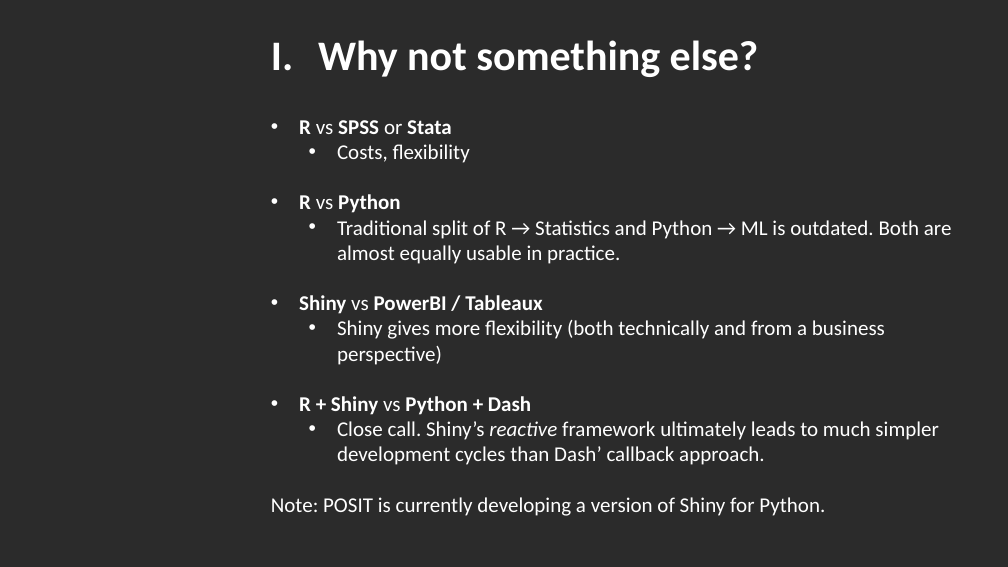
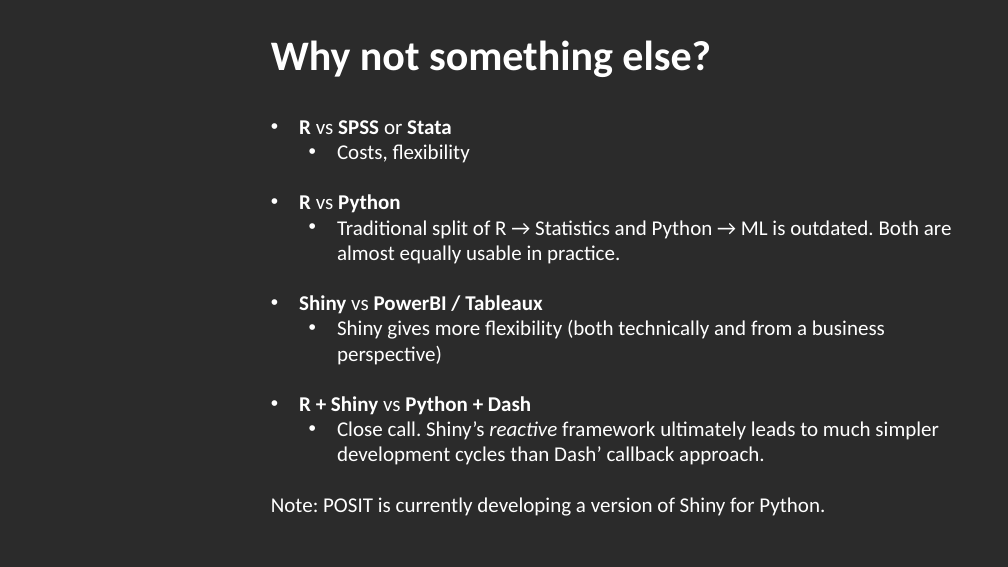
Before and after one commit to DataIMLabs/MIE2024, a slide deck: slide 7 of presentation/session1/MIE2024-DataIM-Masterclass-Session1.pptx. Drawn at 1008x567 pixels with LibreOffice and Linux fonts; fonts in the diff are those of the drawing; background and template pictures are left out; a plain dark background stands for a picture behind light text. Boxes give left, top, right and bottom in pixels: in the first picture for what was removed or moved away, otherwise in the second. Text is boxed around its words. In the diff, an @@ line names an element or a change of style, - is before the commit and + after.

```diff
--- a/presentation/session1/MIE2024-DataIM-Masterclass-Session1.pptx
+++ b/presentation/session1/MIE2024-DataIM-Masterclass-Session1.pptx
@@ text "Why not something else?" at <box>271,40,711,77</box>: bullet I. to none @@
```
Also in this commit, not shown: 8 other slides changed, 21 slides added, 2 slides removed, 6 other files.
